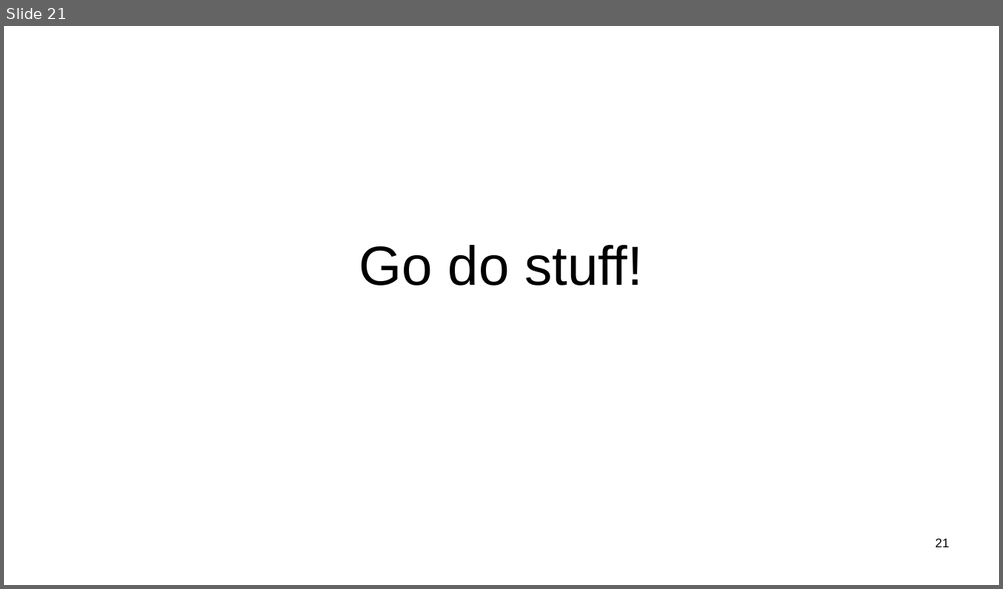
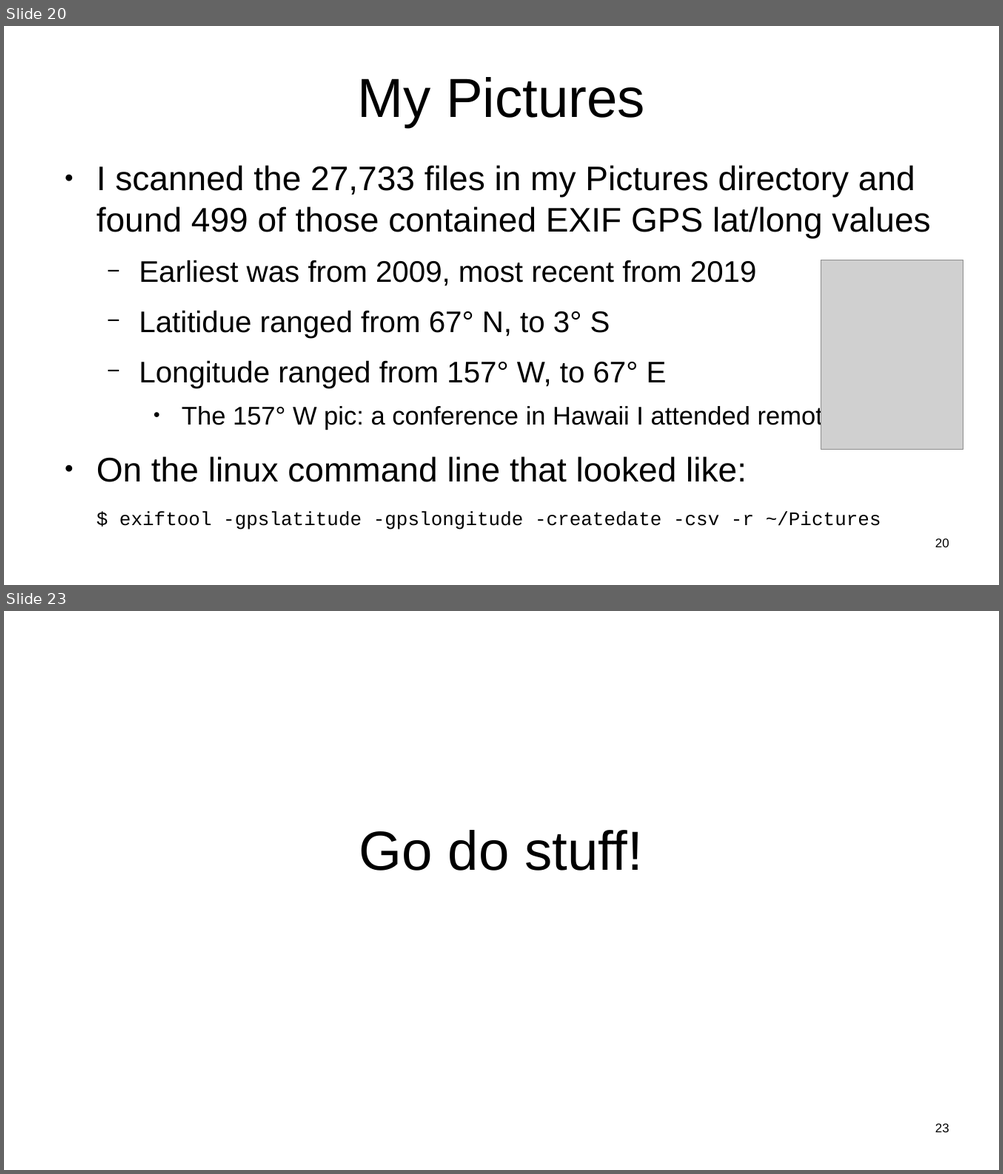
Before and after one commit to sftcd/witidtm, a slide deck: lectures/2022-2023/labs.odp. Shown one above the other, each under a label of ours: slide 21 before the commit, slides 20 and 23 after it; the slides between them are not shown. The pictures are 1003x589 and 1003x1174 pixels, drawn with LibreOffice and Linux fonts; fonts in the diff are those of the drawing; grey boxes stand for pictures. Boxes give left, top, right and bottom in pixels: in the first picture for what was removed or moved away, otherwise in the second. Text is boxed around its words. In the diff, an @@ line names an element or a change of style, - is before the commit and + after.

```diff
--- a/lectures/2022-2023/labs.odp
+++ b/lectures/2022-2023/labs.odp
@@ slide 20 added at [4,26,999,585], background #FFFFFF @@
@@ title added at [357,77,645,127], 44 pt, text #000000 @@
+My Pictures
@@ text added at [96,165,930,483], 27.2 pt, text #000000 @@
+● I scanned the 27,733 files in my Pictures directory and found 499 of those contained EXIF GPS lat/long values
+  − Earliest was from 2009, most recent from 2019
+  − Latitidue ranged from 67° N, to 3° S
+  − Longitude ranged from 157° W, to 67° E
+    ● The 157° W pic: a conference in Hawaii I attended remotely;-(
+● On the linux command line that looked like:
+$ exiftool -gpslatitude -gpslongitude -createdate -csv -r ~/Pictures
@@ picture added at [822,261,963,450] @@
@@ page number added at [935,539,949,548], 10 pt, text #000000 @@
+20
@@ what was slide 21 is now slide 23 @@
@@ page number at [935,1124,949,1133]: text changed @@
-21
+23
```
Also in this commit, not shown: 4 slides changed, 1 other slide added, 1 other file.
